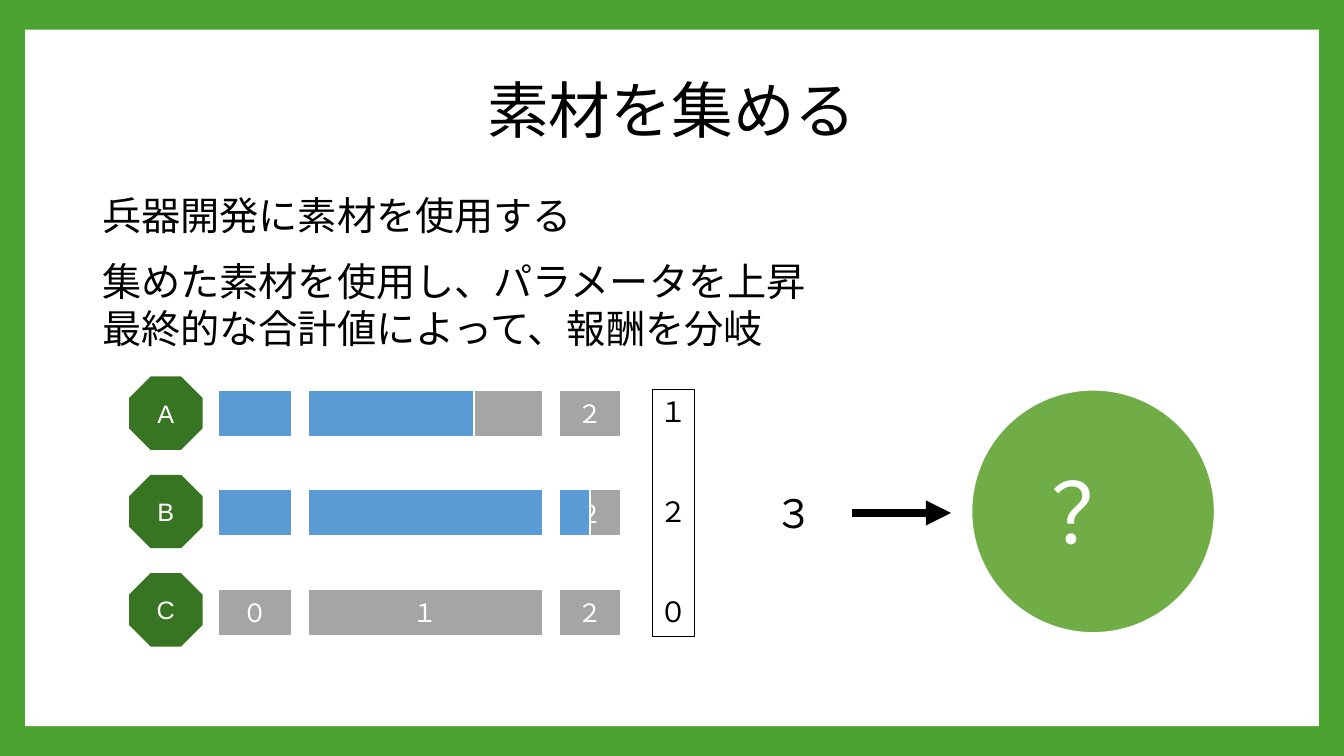
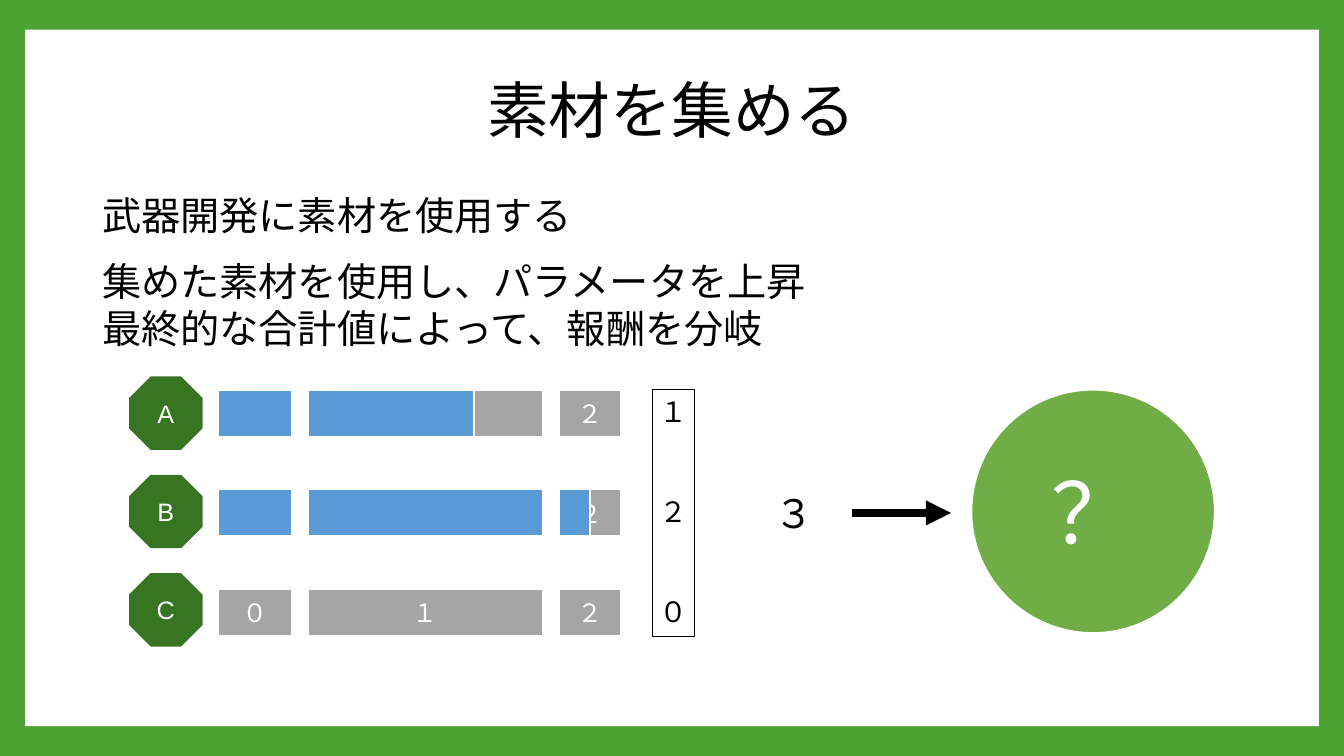
Before and after one commit to A23019/GC_A3_1, a slide deck: slide 13 of 企画/PowerPoint/REBASE_企画書.pptx (slide 11 before the commit). Drawn at 1344x756 pixels with LibreOffice and Linux fonts; fonts in the diff are those of the drawing; background and template pictures are left out. Boxes give left, top, right and bottom in pixels: in the first picture for what was removed or moved away, otherwise in the second. Text is boxed around its words. In the diff, an @@ line names an element or a change of style, - is before the commit and + after.

```diff
--- a/企画/PowerPoint/REBASE_企画書.pptx
+++ b/企画/PowerPoint/REBASE_企画書.pptx
@@ text at [102,197,572,234]: text changed @@
-兵器開発に素材を使用する
+武器開発に素材を使用する
```
Also in this commit, not shown: 12 other slides changed, 3 slides added, 2 slides removed.
